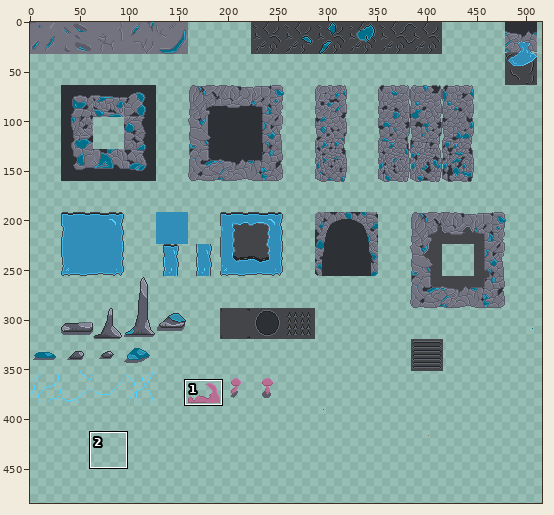
File history of a pixel-art file, assets/tilesets/tilesets-1.aseprite. The first picture is a wide view before the edit; the outline marks the close-up.
Close-up. Earlier state:
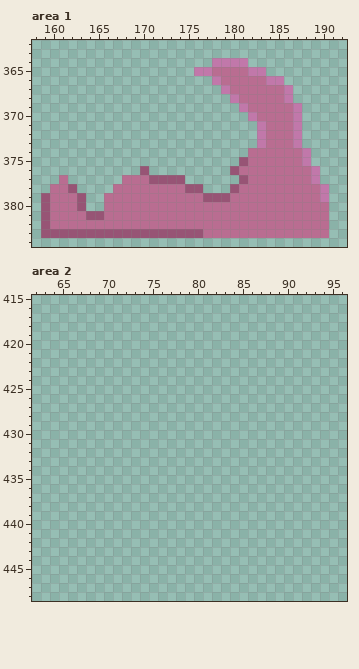
527x527 pixels, 1 frame. Colours within 5 levels of each other are drawn and written as one. Shown: area 1: x 158..192, y 362..384; area 2: x 62..96, y 415..448. The wide view leaves out empty margins. The commit also changed other parts of the picture, which this record leaves out.
Once edited:
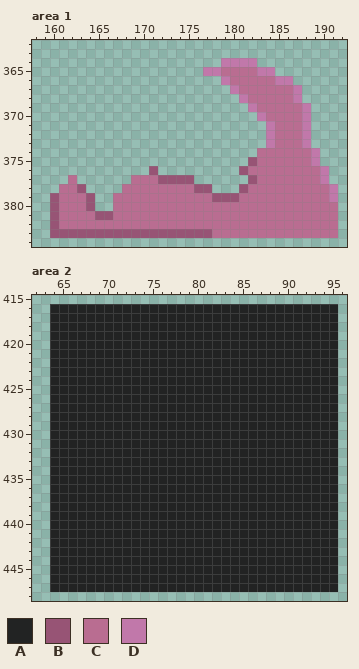
Palette (. is transparent): A #222323  B #975475  C #b96d91  D #c178aa
Change:
Changed rows in their new state; - is an unchanged pixel.
Area 1:
first column x 159:
364 -------------------.---D---------
365 -----------------.-D---C-D-------
366 -------------------.D----C-D-----
367 --------------------.D-----CD----
368 ---------------------.D----CD----
369 ----------------------.D----CD---
370 -----------------------.D---CD---
371 ------------------------.D--CD---
372 ------------------------.D--CD---
373 ------------------------.D--CD---
374 -----------------------.-----CD--
375 ----------------------.B-----CD--
376 -----------.B--------.B-------CD-
377 --.C-----.--C---B-----.B------CD-
378 -.-CB---.-------C-B--.B--------CD
379 .B--CB-.----------C--B---------CD
380 .B--CB-.------------------------C
381 .B---C-B------------------------C
382 .B------------------------------C
383 .-----------------B-------------C
Area 2:
first column x 64:
416 AAAAAAAAAAAAAAAAAAAAAAAAAAAAAAAA
417 AAAAAAAAAAAAAAAAAAAAAAAAAAAAAAAA
418 AAAAAAAAAAAAAAAAAAAAAAAAAAAAAAAA
419 AAAAAAAAAAAAAAAAAAAAAAAAAAAAAAAA
420 AAAAAAAAAAAAAAAAAAAAAAAAAAAAAAAA
421 AAAAAAAAAAAAAAAAAAAAAAAAAAAAAAAA
422 AAAAAAAAAAAAAAAAAAAAAAAAAAAAAAAA
423 AAAAAAAAAAAAAAAAAAAAAAAAAAAAAAAA
424 AAAAAAAAAAAAAAAAAAAAAAAAAAAAAAAA
425 AAAAAAAAAAAAAAAAAAAAAAAAAAAAAAAA
426 AAAAAAAAAAAAAAAAAAAAAAAAAAAAAAAA
427 AAAAAAAAAAAAAAAAAAAAAAAAAAAAAAAA
428 AAAAAAAAAAAAAAAAAAAAAAAAAAAAAAAA
429 AAAAAAAAAAAAAAAAAAAAAAAAAAAAAAAA
430 AAAAAAAAAAAAAAAAAAAAAAAAAAAAAAAA
431 AAAAAAAAAAAAAAAAAAAAAAAAAAAAAAAA
432 AAAAAAAAAAAAAAAAAAAAAAAAAAAAAAAA
433 AAAAAAAAAAAAAAAAAAAAAAAAAAAAAAAA
434 AAAAAAAAAAAAAAAAAAAAAAAAAAAAAAAA
435 AAAAAAAAAAAAAAAAAAAAAAAAAAAAAAAA
436 AAAAAAAAAAAAAAAAAAAAAAAAAAAAAAAA
437 AAAAAAAAAAAAAAAAAAAAAAAAAAAAAAAA
438 AAAAAAAAAAAAAAAAAAAAAAAAAAAAAAAA
439 AAAAAAAAAAAAAAAAAAAAAAAAAAAAAAAA
440 AAAAAAAAAAAAAAAAAAAAAAAAAAAAAAAA
441 AAAAAAAAAAAAAAAAAAAAAAAAAAAAAAAA
442 AAAAAAAAAAAAAAAAAAAAAAAAAAAAAAAA
443 AAAAAAAAAAAAAAAAAAAAAAAAAAAAAAAA
444 AAAAAAAAAAAAAAAAAAAAAAAAAAAAAAAA
445 AAAAAAAAAAAAAAAAAAAAAAAAAAAAAAAA
446 AAAAAAAAAAAAAAAAAAAAAAAAAAAAAAAA
447 AAAAAAAAAAAAAAAAAAAAAAAAAAAAAAAA
